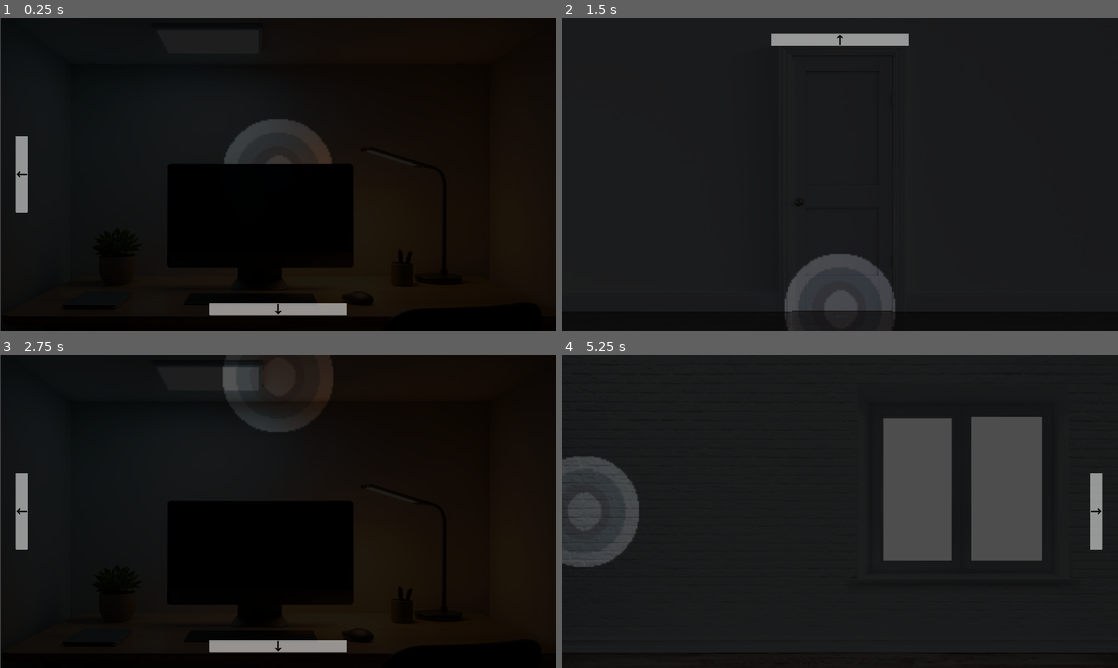
Above: before the commit, frames 1-4 (two rows, left to right).
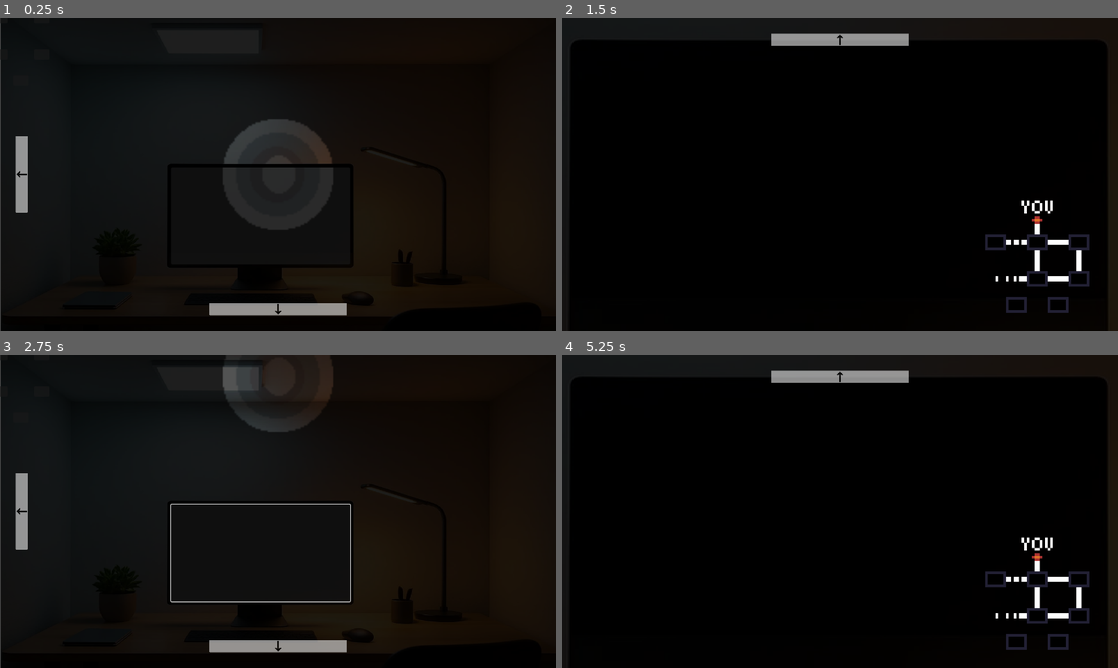
Above: after the commit, the same moments.

Repository: AwesomeYT2005/five-nights-with-monsters
Game: Godot game, scene res://scenes/main.tscn
Same seed, same stepped clock (60 frames per second), same inputs: the game is played once before the commit and once after it.
Inputs (mouse positions are in pixels of both pictures, inside the frame that each line leads up to):
- Up to frame 1 (0.25 s): no input
- Up to frame 2 (1.5 s): click (823, 215) at 0.52 s; tap Enter at 1.25 s; move the mouse to (840, 309) at 1.27 s
- Up to frame 3 (2.75 s): tap Space at 2 s; move the mouse to (278, 376) at 2.02 s
- Up to frame 4 (5.25 s): click (584, 417) at 2.77 s; click (606, 392) at 3.52 s; click (823, 552) at 4.27 s; tap Enter at 5 s; move the mouse to (584, 511) at 5.02 s

The runs differ from the first frame. In frame 1, 3.3% of the frame differs, in the area x 0-60%, y 0-68%; in frame 2, 82%, in the area x 1-99%, y 6-100%; in frame 3, 0.4%; in frame 4, 74%.

Commit message:
Implemented PC Screen
Implemented interactive PC, currently working on implementing 'camera' functions.

Diff:
--- a/scenes/levels/level.tscn
+++ b/scenes/levels/level.tscn
@@ -10,6 +10,8 @@
 [ext_resource type="Texture2D" uid="uid://de0yhb2jb8qx" path="res://assets/images/gui/leftarrow.png" id="6_icy5c"]
 [ext_resource type="Texture2D" uid="uid://bscn8lweryrmf" path="res://assets/images/terrain/templeftwindow.png" id="9_rmjfq"]
 [ext_resource type="Texture2D" uid="uid://cqsw45gin3v8n" path="res://assets/images/gui/rightarrow.png" id="10_rmjfq"]
+[ext_resource type="PackedScene" uid="uid://bmkq2vgkukpda" path="res://scenes/menu/camera_map.tscn" id="11_7pb6i"]
+[ext_resource type="Texture2D" uid="uid://bsp1gj5ny450k" path="res://assets/images/terrain/tempcomputerscreen.png" id="12_xfk5q"]
 
 [sub_resource type="RectangleShape2D" id="RectangleShape2D_d4w6o"]
 size = Vector2(1264, 112)
@@ -68,6 +70,12 @@
 [node name="CollisionShape2D" type="CollisionShape2D" parent="Locations/Desk/MovementAreas/Left/LeftArrow"]
 shape = SubResource("RectangleShape2D_7pb6i")
 
+[node name="PCScreen" type="Button" parent="Locations/Desk/MovementAreas"]
+offset_left = 394.0
+offset_top = 344.0
+offset_right = 806.0
+offset_bottom = 567.0
+
 [node name="Backdoor" type="Camera2D" parent="Locations"]
 position = Vector2(1920, 360)
 enabled = false
@@ -116,7 +124,44 @@
 [node name="CollisionShape2D" type="CollisionShape2D" parent="Locations/Window/MovementAreas/Right/RightArrow"]
 shape = SubResource("RectangleShape2D_7pb6i")
 
+[node name="Computer" type="Camera2D" parent="Locations"]
+position = Vector2(1920, 1080)
+enabled = false
+
+[node name="Terrain" type="Sprite2D" parent="Locations/Computer"]
+self_modulate = Color(0.116820924, 0.118107855, 0.118107855, 1)
+texture_filter = 1
+texture = ExtResource("12_xfk5q")
+
+[node name="MovementAreas" type="Node" parent="Locations/Computer"]
+
+[node name="Top" type="Sprite2D" parent="Locations/Computer/MovementAreas"]
+self_modulate = Color(1, 1, 1, 0.54901963)
+texture_filter = 1
+position = Vector2(1920, 770)
+scale = Vector2(0.25, 0.25)
+texture = ExtResource("5_urvlt")
+metadata/_edit_group_ = true
+
+[node name="TopArrow" type="Area2D" parent="Locations/Computer/MovementAreas/Top"]
+
+[node name="CollisionShape2D" type="CollisionShape2D" parent="Locations/Computer/MovementAreas/Top/TopArrow"]
+shape = SubResource("RectangleShape2D_d4w6o")
+
+[node name="CameraMap" parent="Locations/Computer" instance=ExtResource("11_7pb6i")]
+position = Vector2(454, 156)
+
+[node name="CameraLocations" type="Node" parent="."]
+
+[node name="Location1" type="Node2D" parent="CameraLocations"]
+position = Vector2(640, -360)
+
+[node name="Camera2D" type="Camera2D" parent="CameraLocations/Location1"]
+enabled = false
+
 [connection signal="mouse_entered" from="Locations/Desk/MovementAreas/Bottom/BottomArrow" to="." method="_on_bottom_arrow_mouse_entered"]
 [connection signal="mouse_entered" from="Locations/Desk/MovementAreas/Left/LeftArrow" to="." method="_on_left_arrow_mouse_entered"]
+[connection signal="pressed" from="Locations/Desk/MovementAreas/PCScreen" to="." method="_on_pc_screen_pressed"]
 [connection signal="mouse_entered" from="Locations/Backdoor/MovementAreas/Top/TopArrow" to="." method="_on_top_arrow_mouse_entered"]
 [connection signal="mouse_entered" from="Locations/Window/MovementAreas/Right/RightArrow" to="." method="_on_right_arrow_mouse_entered"]
+[connection signal="mouse_entered" from="Locations/Computer/MovementAreas/Top/TopArrow" to="." method="_on_top_arrow_mouse_entered"]
--- /dev/null
+++ b/scenes/menu/camera_map.tscn
@@ -0,0 +1,115 @@
+[gd_scene load_steps=7 format=3 uid="uid://bmkq2vgkukpda"]
+
+[ext_resource type="Script" uid="uid://d811rkgde52m" path="res://scripts/levels/camera_map.gd" id="1_3ufsm"]
+[ext_resource type="Texture2D" uid="uid://d06t3nbxm1wq1" path="res://assets/images/gui/cameramap-sheet.png" id="1_ymivg"]
+
+[sub_resource type="AtlasTexture" id="AtlasTexture_ymivg"]
+atlas = ExtResource("1_ymivg")
+region = Rect2(0, 64, 64, 64)
+
+[sub_resource type="AtlasTexture" id="AtlasTexture_3ufsm"]
+atlas = ExtResource("1_ymivg")
+region = Rect2(0, 0, 64, 64)
+
+[sub_resource type="AtlasTexture" id="AtlasTexture_tbhsj"]
+atlas = ExtResource("1_ymivg")
+region = Rect2(64, 0, 64, 64)
+
+[sub_resource type="SpriteFrames" id="SpriteFrames_otvqr"]
+animations = [{
+"frames": [{
+"duration": 1.0,
+"texture": SubResource("AtlasTexture_ymivg")
+}],
+"loop": true,
+"name": &"floor_1",
+"speed": 5.0
+}, {
+"frames": [{
+"duration": 1.0,
+"texture": SubResource("AtlasTexture_3ufsm")
+}, {
+"duration": 1.0,
+"texture": SubResource("AtlasTexture_tbhsj")
+}],
+"loop": true,
+"name": &"floor_2",
+"speed": 2.5
+}]
+
+[node name="CameraMap" type="Node2D"]
+texture_filter = 1
+script = ExtResource("1_3ufsm")
+
+[node name="Floor2Buttons" type="Node" parent="."]
+
+[node name="Floor1" type="Button" parent="Floor2Buttons"]
+top_level = true
+offset_left = -66.0
+offset_top = 132.0
+offset_right = -30.0
+offset_bottom = 156.0
+theme_override_colors/icon_normal_color = Color(1, 1, 1, 1)
+theme_override_font_sizes/font_size = 9
+
+[node name="Floor2" type="Button" parent="Floor2Buttons"]
+top_level = true
+offset_left = 30.0
+offset_top = 132.0
+offset_right = 66.0
+offset_bottom = 156.0
+theme_override_colors/icon_normal_color = Color(1, 1, 1, 1)
+theme_override_font_sizes/font_size = 9
+
+[node name="Corridor" type="Button" parent="Floor2Buttons"]
+top_level = true
+offset_left = -18.0
+offset_top = -12.0
+offset_right = 18.0
+offset_bottom = 12.0
+theme_override_colors/icon_normal_color = Color(1, 1, 1, 1)
+theme_override_font_sizes/font_size = 9
+
+[node name="Bathroom" type="Button" parent="Floor2Buttons"]
+top_level = true
+offset_left = 78.0
+offset_top = -12.0
+offset_right = 114.0
+offset_bottom = 12.0
+theme_override_colors/icon_normal_color = Color(1, 1, 1, 1)
+theme_override_font_sizes/font_size = 9
+
+[node name="Bedroom" type="Button" parent="Floor2Buttons"]
+top_level = true
+offset_left = 78.0
+offset_top = 72.0
+offset_right = 114.0
+offset_bottom = 96.0
+theme_override_colors/icon_normal_color = Color(1, 1, 1, 1)
+theme_override_font_sizes/font_size = 9
+
+[node name="Landing" type="Button" parent="Floor2Buttons"]
+top_level = true
+offset_left = -18.0
+offset_top = 72.0
+offset_right = 18.0
+offset_bottom = 96.0
+theme_override_colors/icon_normal_color = Color(1, 1, 1, 1)
+theme_override_font_sizes/font_size = 9
+
+[node name="Outside" type="Button" parent="Floor2Buttons"]
+top_level = true
+offset_left = -114.0
+offset_top = -12.0
+offset_right = -78.0
+offset_bottom = 12.0
+theme_override_colors/icon_normal_color = Color(1, 1, 1, 1)
+theme_override_font_sizes/font_size = 9
+
+[node name="AnimatedSprite2D" type="AnimatedSprite2D" parent="."]
+scale = Vector2(6, 6)
+sprite_frames = SubResource("SpriteFrames_otvqr")
+animation = &"floor_1"
+autoplay = "floor_2"
+
+[connection signal="pressed" from="Floor2Buttons/Floor1" to="." method="_on_floor_1_pressed"]
--- /dev/null
+++ b/scripts/levels/camera_map.gd
@@ -0,0 +1,4 @@
+extends Node2D
+
+func _on_floor_1_pressed() -> void:
+	print("This floor is not available at the moment")
--- a/scripts/levels/level.gd
+++ b/scripts/levels/level.gd
@@ -1,6 +1,14 @@
 extends Node2D
 
+@onready var player_light: PointLight2D = $PlayerLight
 @onready var locations: Node = $Locations
+
+func _process(_delta: float) -> void:
+	var cam = get_viewport().get_camera_2d().name
+	if cam == "Computer":
+		player_light.visible = false
+	else:
+		player_light.visible = true
 
 ##################################
 
@@ -17,6 +25,9 @@
 func _on_top_arrow_mouse_entered() -> void:
 	var cam = get_viewport().get_camera_2d()
 	if cam.name == "Backdoor":
+		cam.enabled = false
+		locations.get_node("Desk").enabled = true
+	if cam.name == "Computer":
 		cam.enabled = false
 		locations.get_node("Desk").enabled = true
 
@@ -37,3 +48,7 @@
 	if cam.name == "Window":
 		cam.enabled = false
 		locations.get_node("Desk").enabled = true
+
+func _on_pc_screen_pressed() -> void:
+		get_viewport().get_camera_2d().enabled = false
+		locations.get_node("Computer").enabled = true
Binary file added: assets/images/gui/cameramap-sheet.png
Not shown, added: assets/images/gui/cameramap-sheet.png.import
Binary file added: assets/images/gui/cameramap.ase
Binary file added: assets/images/terrain/tempcomputerscreen.png
Not shown, added: assets/images/terrain/tempcomputerscreen.png.import
Not shown: 1 places in scenes/levels/level.tscn that only renumber resources
Not shown, added: scripts/levels/camera_map.gd.uid
